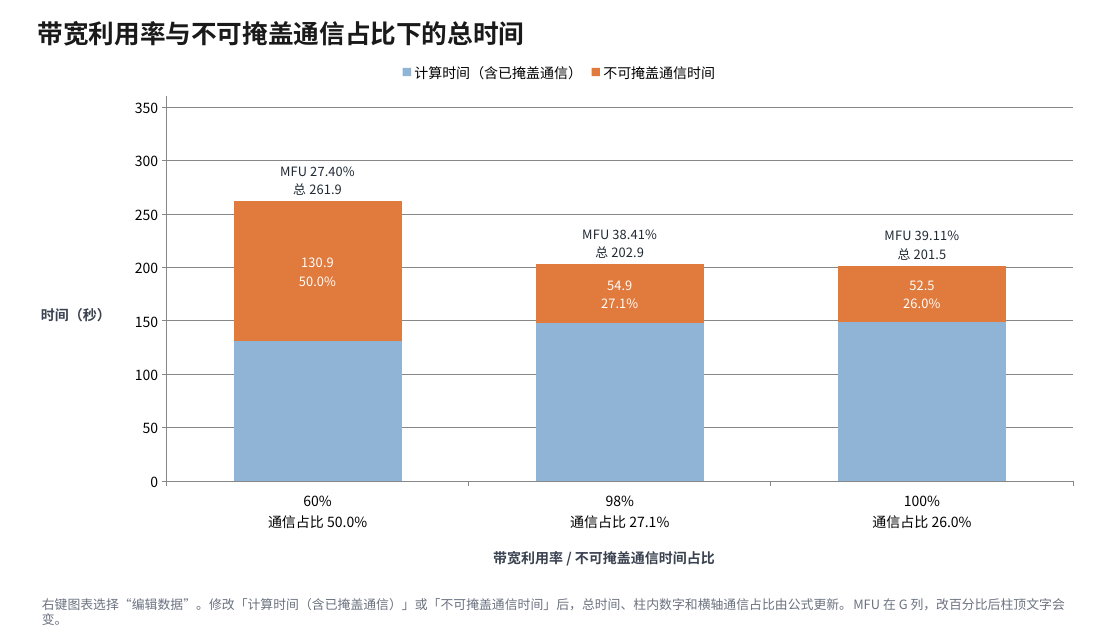
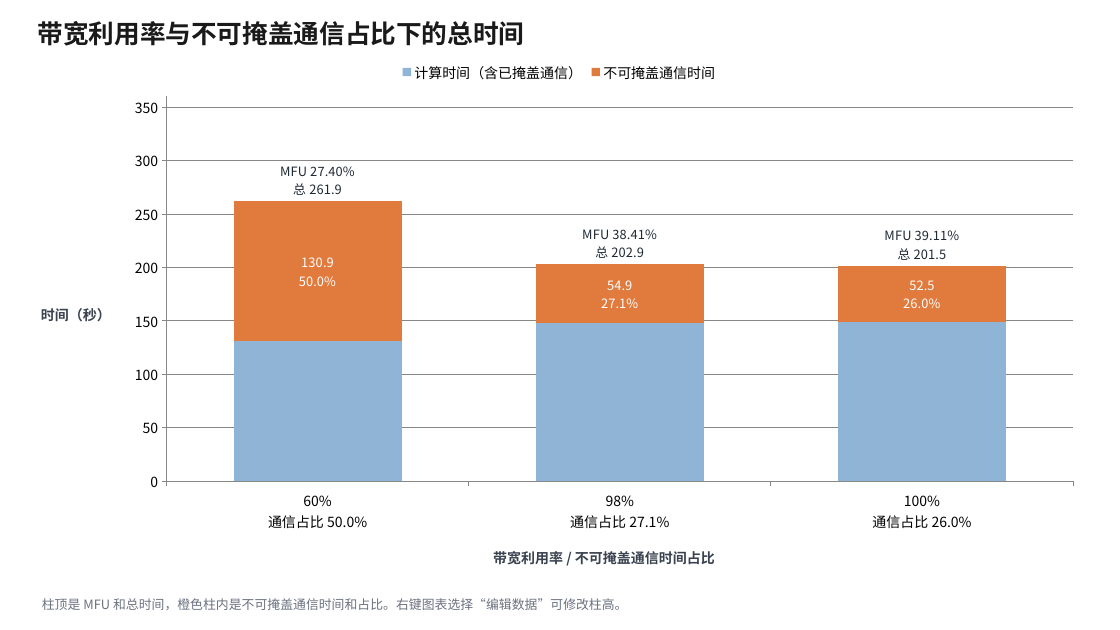
Before and after one commit to njuyuan/vllm, a slide deck: slide 1 of docs/design/bw_comm_ratio_mfu.pptx. Drawn at 1120x630 pixels with LibreOffice and Linux fonts; fonts in the diff are those of the drawing. Boxes give left, top, right and bottom in pixels: in the first picture for what was removed or moved away, otherwise in the second. Text is boxed around its words. In the diff, an @@ line names an element or a change of style, - is before the commit and + after.

```diff
--- a/docs/design/bw_comm_ratio_mfu.pptx
+++ b/docs/design/bw_comm_ratio_mfu.pptx
@@ text at (x1=42, y1=598, x2=627, y2=610): text changed @@
-右键图表选择“编辑数据”。修改「计算时间（含已掩盖通信）」或「不可掩盖通信时间」后，总时间、柱内数字和横轴通信占比由公式更新。MFU 在 G 列，改百分比后柱顶文字会变。
+柱顶是 MFU 和总时间，橙色柱内是不可掩盖通信时间和占比。右键图表选择“编辑数据”可修改柱高。
```
